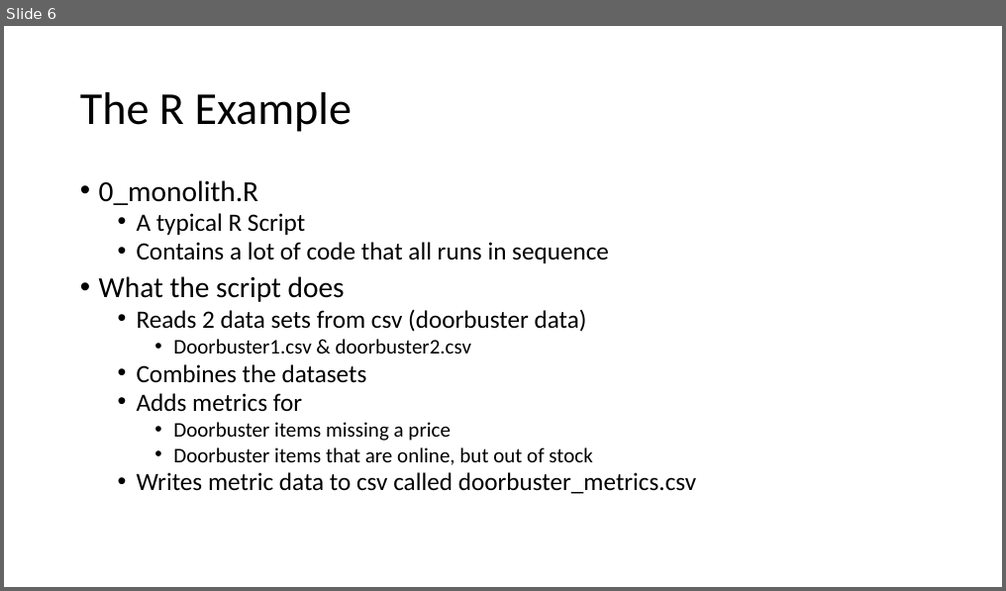
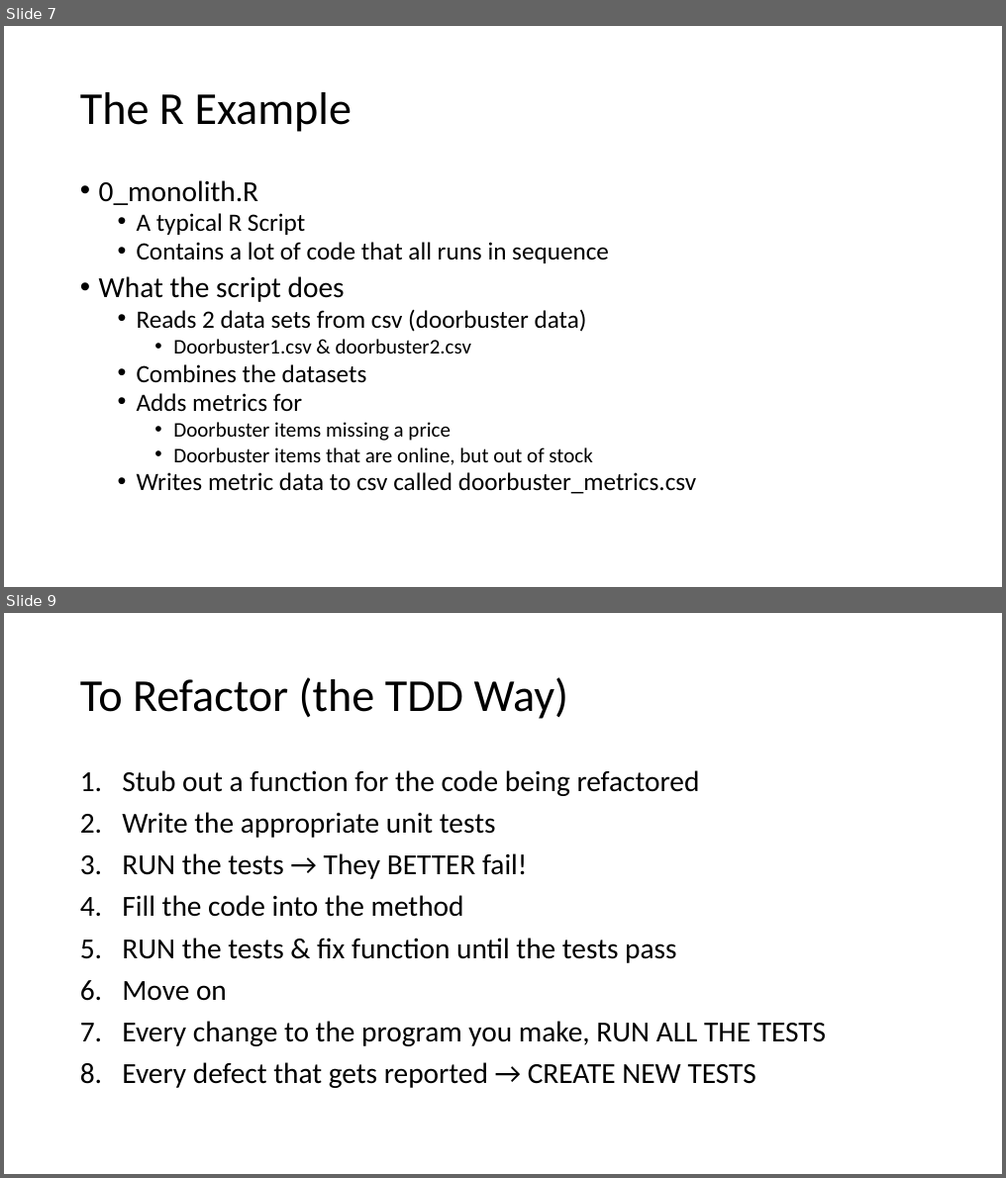
Before and after one commit to donaldsawyer/Demos, a slide deck: tcrug/unit_testing/tcrug_runit_2016_01_21.pptx. Shown one above the other, each under a label of ours: slide 6 before the commit, slides 7 and 9 after it; the slides between them are not shown. The pictures are 1006x591 and 1006x1178 pixels, drawn with LibreOffice and Linux fonts; fonts in the diff are those of the drawing. Boxes give left, top, right and bottom in pixels: in the first picture for what was removed or moved away, otherwise in the second. Text is boxed around its words. In the diff, an @@ line names an element or a change of style, - is before the commit and + after.

```diff
--- a/tcrug/unit_testing/tcrug_runit_2016_01_21.pptx
+++ b/tcrug/unit_testing/tcrug_runit_2016_01_21.pptx
@@ slide 9 added at box(4, 613, 1002, 1174), background #FFFFFF @@
@@ title added at box(80, 677, 569, 719), 44 pt, text #000000 @@
+To Refactor (the TDD Way)
@@ text added at box(122, 770, 826, 1088), 28 pt, text #000000 @@
+1. Stub out a function for the code being refactored
+2. Write the appropriate unit tests
+3. RUN the tests → They BETTER fail!
+4. Fill the code into the method
+5. RUN the tests & fix function until the tests pass
+6. Move on
+7. Every change to the program you make, RUN ALL THE TESTS
+8. Every defect that gets reported → CREATE NEW TESTS
@@ what was slide 6 is now slide 7 @@
```
Also in this commit, not shown: 5 slides changed, 2 other slides added, 6 other files.
